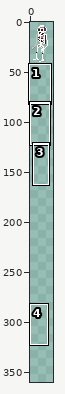
Pixel-art file: images/skeleton.aseprite. The first picture is a wide view before the edit; the outline marks the close-up.
Close-up. Before the commit:
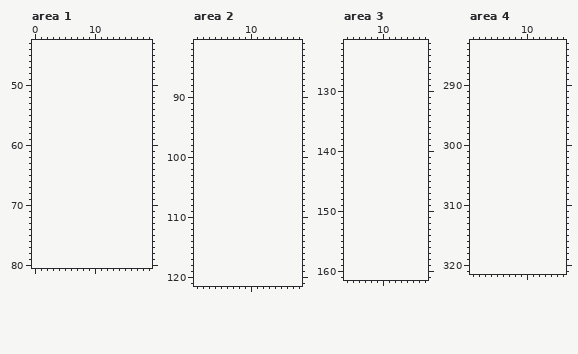
20x40 pixels, 1 frame. Shown: area 1: x 0..19, y 43..80; area 2: x 1..18, y 81..121; area 3: x 4..17, y 122..161; area 4: x 1..16, y 283..321. The old version is drawn lined up with the new one, on the new canvas. The wide view leaves out empty margins. The commit also changed other parts of the picture, which this record leaves out.
Now the later version:
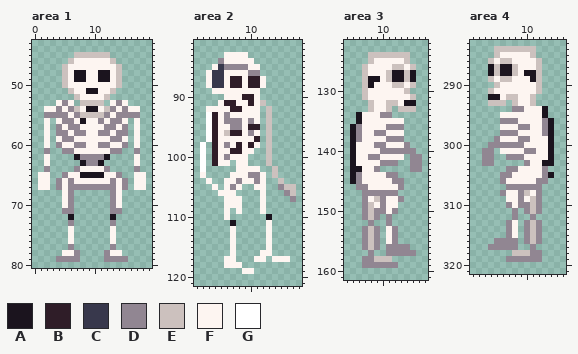
Palette (. is transparent): A #1b141e  B #2f1d28  C #38384c  D #918692  E #ccc1be  F #fdf5f1  G #ffffff
What changed:
canvas 20x40 -> 40x360
Changed rows in their new state; - is an unchanged pixel.
Area 1:
first column x 1:
45 ------EEEEEE------
46 -----EFFFFFFE-----
47 ----EFFFFFFFFE----
48 ----EFAAFFAAFE----
49 ----EFAAFFAAFE----
50 ----EFFFFFFFFE----
51 -----EFFAAFFE-----
52 ------EFFFFE------
53 ---FDF-EEEE-FDF---
54 -FFDFDEFAAFEDFDFF-
55 -DDDDFDEEEEDFDDDD-
56 -F-FDDFAFFDFDDF-F-
57 -F-DFDDFFFFDDFD-F-
58 -F-DDFDDFFDDFDD-F-
59 -F-FDDFFFFFFDDF-F-
60 -F-DFFDDFFDDFFD-F-
61 -D--DDFFFFFFDD--D-
62 -F----ADDDDA----F-
63 -F-----ADDA-----F-
64 -D----DFFFFD----D-
65 FF--DFFAAAAFFD--FF
66 FF-DFDFFFFFFDFD-FF
67 FF-DFDDDDDDDDFD-FF
68 ----FD------DF----
69 ----FD------DF----
70 ----FD------DF----
71 ----DD------DD----
72 -----A------A-----
73 -----D------D-----
74 -----F------F-----
75 -----F------F-----
76 -----F------F-----
77 -----D------D-----
78 ----FFD----DFF----
79 ---DDDD----DDDD---
Area 2:
first column x 2:
 83 ----FFFF--------
 84 ---DFFFFF-------
 85 --FCDDDDFF------
 86 -FCCFFFFDD------
 87 -FCCFBBFBBF-----
 88 -FCCFBBFBBF-----
 89 --FFFFFFFF------
 90 ----FFFBBF------
 91 ---FBBFFBFE-----
 92 -FFFFBBFFF-E----
 93 -GBFDFFFFF-E----
 94 -GBFDDDFDF-E----
 95 -GBFFDDFBB-E----
 96 -GBFEBBFDF-E----
 97 -GBFFFFFFB-E----
 98 G-BFDFBFBF-E----
 99 G-BFFBBFF--E----
100 G-BFDFFF---E----
101 G-BFF-FF---E----
102 G-----FFFF--E---
103 F----FFFDDF-E---
104 -F--FFDFFDF--E--
105 --F-FDF--FF--DEE
106 ---FFF----F---DE
107 ----FFF---F----D
108 ----FFF---F-----
109 ----F-F---F-----
110 ----F------A----
111 -----A-----F----
112 -----F-----F----
113 -----F-----F----
114 -----F-----F----
115 -----F-----F----
116 -----F----FF----
117 ----FF---FF-FFF-
118 ----FFF---------
119 -------FF-------
Area 3:
first column x 5:
124 ---EEEEEEE--
125 ---EFFFFFE--
126 --EFFFFEEFE-
127 --EFFFEAAEA-
128 --EAAFEAAEA-
129 --EAFFFEEFE-
130 --EFFFFFFE--
131 --EFFFFFFFE-
132 ---EFFEEFAA-
133 ---EFFE-EEE-
134 -AFFFDD-----
135 -AFFFFFFF---
136 ADFFFFDDD---
137 ADFFDDFFF---
138 ADFFFFDDD---
139 AFFFDDFFFD--
140 AFFFFDDDDDD-
141 AFFDDFFFF-DD
142 AFFFFDDD--DD
143 AAFFD-----DD
144 ADFFFFDD----
145 ADFFFFFDD---
146 -DDFFFFFD---
147 --DDDDDD----
148 --DFEDFFD---
149 --DEFDFF----
150 --DEDDFD----
151 --DED-D-----
152 ---D--D-----
153 --DED-FD----
154 --DED-FD----
155 --DED-FD----
156 --DED-DDDD--
157 ---D--DDDDD-
158 --DDEEE-----
159 --DDDDDD----
Area 4:
first column x 3:
284 --EEEEEEE---
285 --EFFFFFE---
286 -EFEEFFFFE--
287 -AEAAEFFFE--
288 -AEAAEFAAE--
289 -EFEEFFFAE--
290 --EFFFFFFE--
291 -EFFFFFFFE--
292 -AAFEEFFE---
293 -EEE-EFFE---
294 -----DDFFFA-
295 ---FFFFFFFA-
296 ---DDDFFFFDA
297 ---FFFDDFFDA
298 ---DDDFFFFDA
299 --DFFFDDFFFA
300 -DDDDDDFFFFA
301 DD-FFFFDDFFA
302 DD--DDDFFFFA
303 DD-----DFFAA
304 ----DDFFFFD-
305 ---DDFFFFFDA
306 ---DFFFFFDD-
307 ----DDDDDD--
308 ---DFFDEFD--
309 ----FFDFED--
310 ----DFDDED--
311 -----D-DED--
312 -----D--D---
313 ----DF-DED--
314 ----DF-DED--
315 ----DF-DED--
316 --DDDD-DED--
317 -DDDDD--D---
318 -----EEEDD--
319 ----DDDDDD--
Changed places in both close-ups, as pixel boxes (x1, y1, x2, y2):
added: (38, 52, 146, 262)
added: (200, 52, 296, 274)
added: (350, 52, 422, 268)
added: (482, 46, 554, 262)
